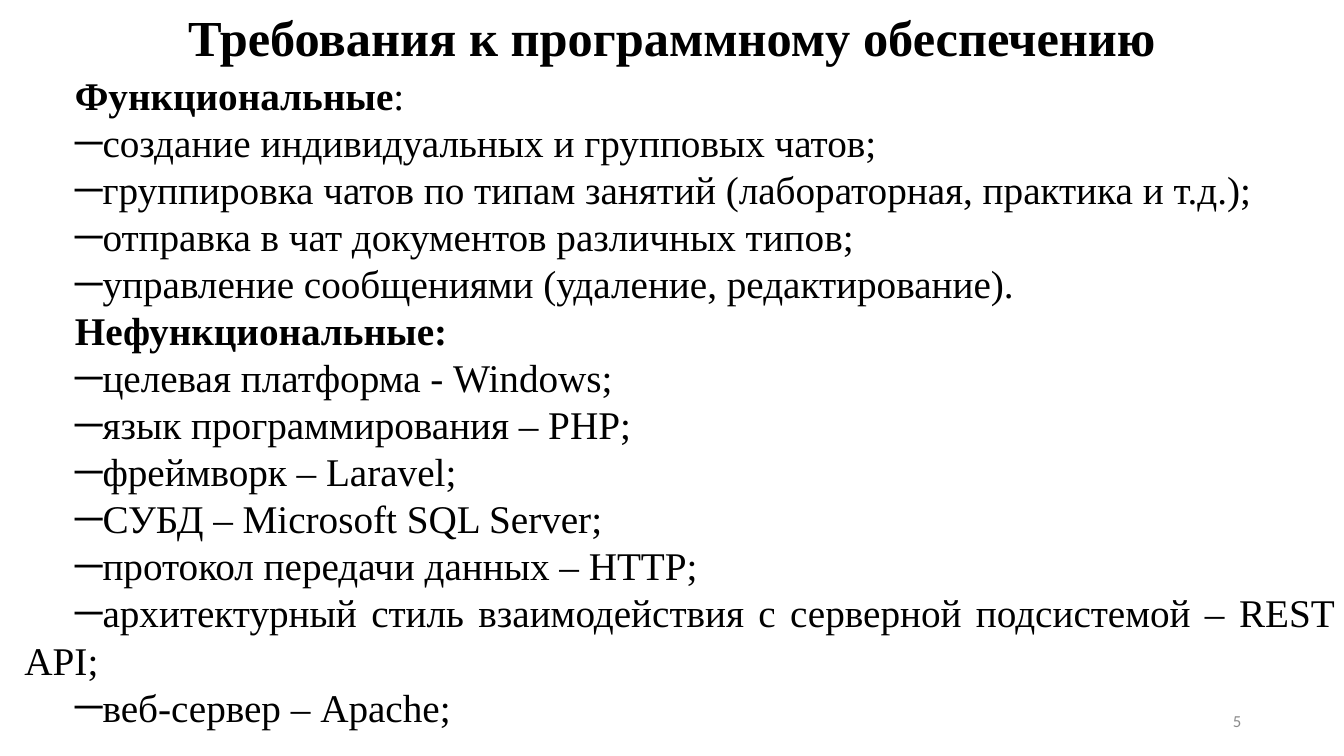
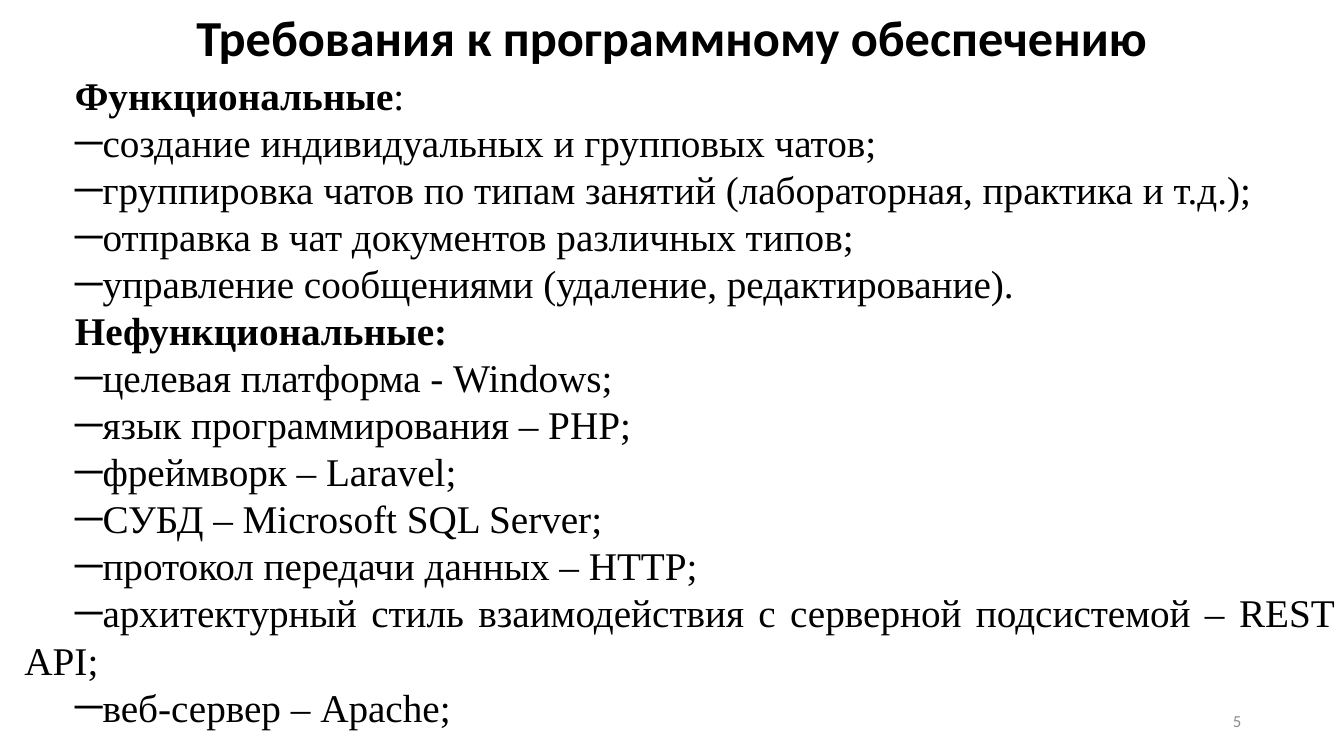
Before and after one commit to Kniger33/Institute, a slide deck: slide 5 of Diploma/Диплом/Преза/ВКР_Шорин.pptx. Drawn at 1344x756 pixels with LibreOffice and Linux fonts; fonts in the diff are those of the drawing. Boxes give left, top, right and bottom in pixels: in the first picture for what was removed or moved away, otherwise in the second. Text is boxed around its words. In the diff, an @@ line names an element or a change of style, - is before the commit and + after.

```diff
--- a/Diploma/Диплом/Преза/ВКР_Шорин.pptx
+++ b/Diploma/Диплом/Преза/ВКР_Шорин.pptx
@@ title "Требования к программному обеспечению" at (x1=196, y1=21, x2=1147, y2=64): font Times New Roman to Calibri @@
```
Also in this commit, not shown: 5 other slides changed, 5 slides added, 2 slides removed, 2 other files.
